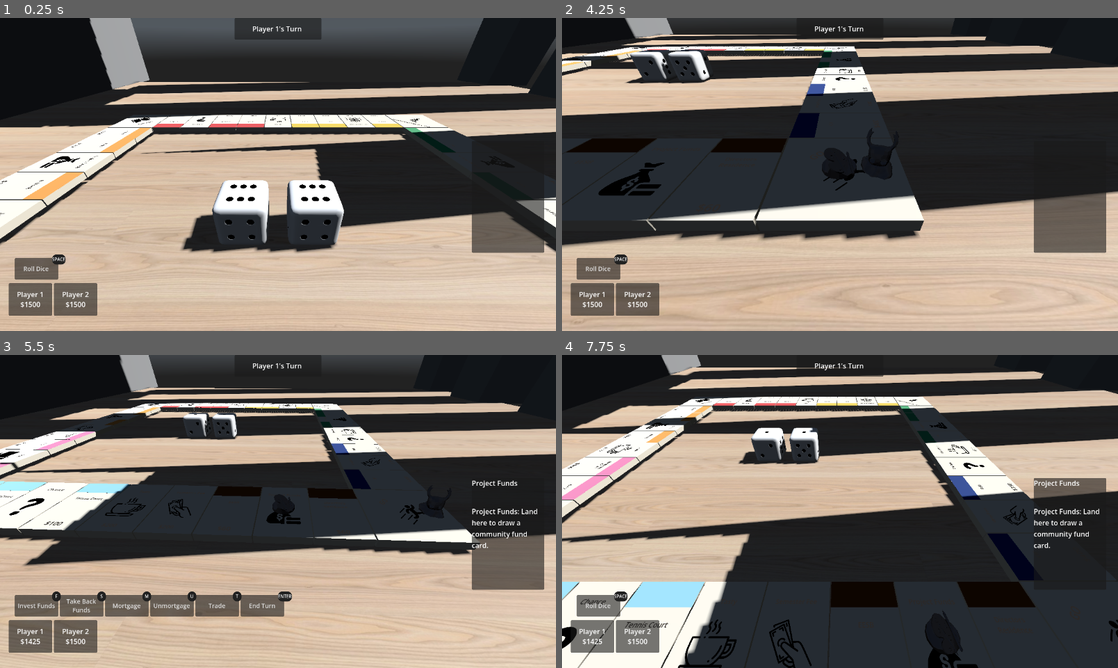
Above: before the commit, frames 1-4 (two rows, left to right).
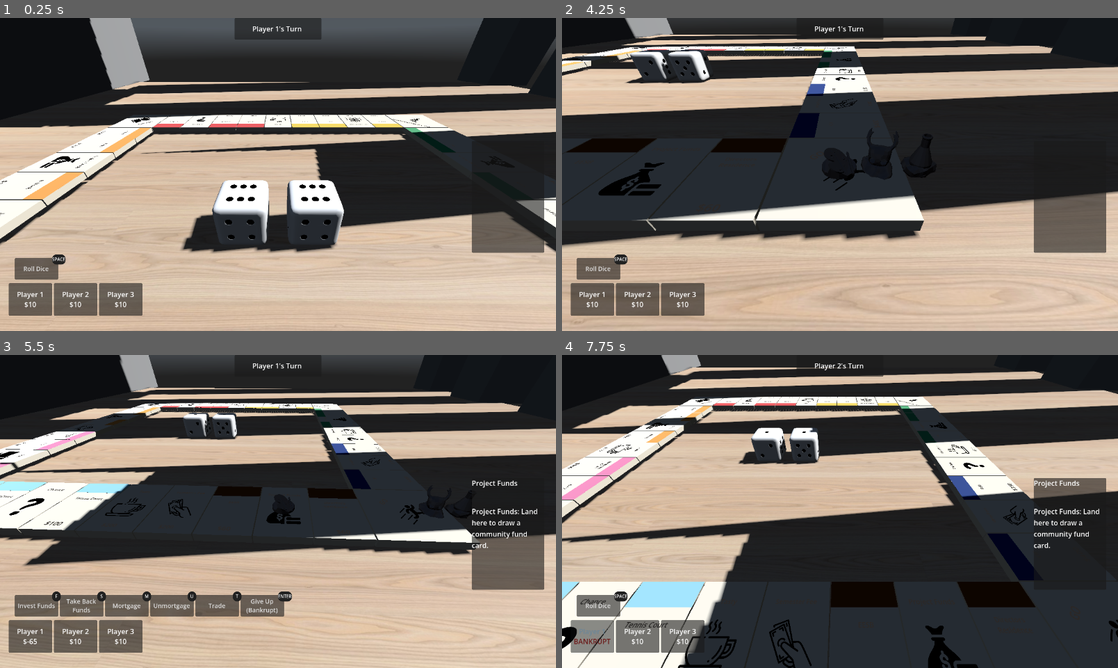
Above: after the commit, the same moments.

Repository: NeelayK/IISERpoly
Game: Godot game, scene res://main/board_items/game.tscn
Two runs of this game, one before a commit and one after it. Both use one fixed random seed, a clock stepped at 60 frames per second and the inputs below. A sky picture missing from this copy of the repository is replaced by a grey-blue gradient.
Inputs (mouse positions are in pixels of both pictures, inside the frame that each line leads up to):
- Up to frame 1 (0.25 s): no input
- Up to frame 2 (4.25 s): click "Roll Dice" at 0.5 s; click "Roll Dice" at 1.25 s; click "Roll Dice" at 2 s; tap Enter (ui_accept) at 2.75, 3.02 s; move the mouse to (962, 158) at 2.77 s; click (962, 158) at 2.92 s; drag from (728, 190) to (812, 237) at 3.52 s
- Up to frame 3 (5.5 s): move the mouse to (333, 442) at 4.27 s; click (333, 442) at 4.42 s; click "OK" at 5 s
- Up to frame 4 (7.75 s): click (823, 605) at 5.75 s, where only the run before the commit has a clickable "End Turn"; drag from (812, 574) to (673, 464) at 6.52 s; tap Enter (ui_accept) at 7.25, 7.52 s; move the mouse to (1006, 558) at 7.27 s; click (1006, 558) at 7.42 s

The runs differ from the first frame. In frame 1, 0.9% of the frame differs, in the area x 3-26%, y 84-96%; in frame 2, 0.9%; in frame 3, 1.0%; in frame 4, 1.2%, in the area x 2-73%, y 2-96%.

Commit message:
Bankrupcty Fixes, UI Fixes,Added Current Player Label

Diff:
--- a/main/board_items/dice_manager.gd
+++ b/main/board_items/dice_manager.gd
@@ -34,4 +34,3 @@
 	results.append(value)
 	if results.size() == 2:
 		dice_result.emit(results[0], results[1])
-		#dice_result.emit(2,2)
--- a/main/board_items/player.gd
+++ b/main/board_items/player.gd
@@ -12,7 +12,7 @@
 var jail_free_cards := 0
 var is_bankrupt := false
 var player_name = ""
-var money := 1500
+var money := 10
 var next_rent_free : bool = false
 var properties = []
 
--- a/main/game_controller/game_controller.gd
+++ b/main/game_controller/game_controller.gd
@@ -11,7 +11,7 @@
 @onready var card_manager = $CardManager
 
 #Constants
-const PLAYER_COUNT := 2
+const PLAYER_COUNT := 3
 const JAIL_INDEX := 10
 const JAIL_FINE := 50
 const MAX_JAIL_TURNS := 3
@@ -83,6 +83,9 @@
 func start_turn():
 	game_state = GameState.WAITING_ROLL
 	var player = players[current_player]
+	if player.is_bankrupt:
+		_end_turn()
+		return
 	ui.update_turn_display(String(player.player_name) + "'s Turn ")
 	if player.is_in_jail:
 		var can_pay = player.money >= JAIL_FINE
@@ -134,13 +137,19 @@
 #ends turn with jail check
 func _end_turn():
 	var player = players[current_player]
-	if rolled_doubles and not player.is_in_jail:
+	if rolled_doubles and not player.is_bankrupt and not player.is_in_jail:
 		start_turn()
-	else:
-		doubles_count = 0
-		rolled_doubles = false
+		return
+	doubles_count = 0
+	rolled_doubles = false
+	current_player = (current_player + 1) % players.size()
+	var search_count = 0
+	while search_count < players.size():
+		if not players[current_player].is_bankrupt:
+			start_turn()
+			return
 		current_player = (current_player + 1) % players.size()
-		start_turn()
+		search_count += 1
 
 #--------------------------------------
 #JAIL
@@ -214,17 +223,17 @@
 		elif tile.tile_owner != player:
 			if player.next_rent_free:
 				print(player.player_name, " uses their Rent Free pass!")
-				player.next_rent_free = false # Reset it so it only works once
+				player.next_rent_free = false
 				ui.update_ui()
-				show_default_actions()
-				return # Exit early, no money changes hands
+				check_liquidation(player)
+				return
 			var rent = board_state.calculate_rent(tile)
 			player.money -= rent
 			tile.tile_owner.money += rent
 			ui.update_ui()
 			check_liquidation(player)
 		else:
-			show_default_actions()
+			check_liquidation(player)
 
 	elif tile.tile_type == BoardData.TileType.FEES:
 		player.money -= tile.tile_data.get("price", 100)
@@ -234,13 +243,11 @@
 
 	elif tile.tile_type == BoardData.TileType.CHANCE:
 		card_manager.handle_draw_card(player, true)
-
-	# FIXED: This was checking for CHANCE twice in your original code
 	elif tile.tile_type == BoardData.TileType.PROJECT_FUNDS:
 		card_manager.handle_draw_card(player, false)
 
 	else:
-		show_default_actions()
+		check_liquidation(player)
 
 #buy property
 func _buy_property():
@@ -342,12 +349,16 @@
 func check_liquidation(player):
 	if player.money < 0:
 		game_state = GameState.LIQUIDATION
+		var current_pos = players[current_player].global_position
+		camera_rig.enable_tabletop_pan(Vector3(current_pos.x, 0, current_pos.z))
 		ui.show_turn_actions({
-			"build": func(): pass, "sell": setup_tile_selection.bind("sell", Color.RED),
-			"mortgage": setup_tile_selection.bind("mortgage", Color.ORANGE), "unmortgage": func(): pass,
-			"trade": func(): pass, "end_turn": _declare_bankruptcy
-		})
-		if ui.has_method("disable_unusable_liquidation_buttons"): ui.disable_unusable_liquidation_buttons()
+			"build": setup_tile_selection.bind("build", Color.GREEN),
+			"sell": setup_tile_selection.bind("sell", Color.RED),
+			"mortgage": setup_tile_selection.bind("mortgage", Color.ORANGE),
+			"unmortgage": setup_tile_selection.bind("unmortgage", Color.YELLOW),
+			"trade": func(): pass,
+			"end_turn": _declare_bankruptcy
+		}, true)
 	else:
 		show_default_actions()
 
@@ -361,7 +372,21 @@
 	player.is_bankrupt = true
 	player.properties.clear()
 	player.visible = false
-	_end_turn()
+	ui.update_ui()
+	if not _check_win_condition():
+		_end_turn()
+
+func _check_win_condition() -> bool:
+	var active_players = []
+	for p in players:
+		if not p.is_bankrupt:
+			active_players.append(p)
+
+	if active_players.size() == 1:
+		ui.update_turn_display(active_players[0].player_name + " WINS!")
+		ui.clear_buttons()
+		return true
+	return false
 
 
 #----------------------------------------------------
--- a/main/ui/ui.gd
+++ b/main/ui/ui.gd
@@ -59,7 +59,19 @@
 #updates player huds money
 func update_ui():
 	for entry in panels:
-		entry.panel.get_node("Data/Money").text = "$" + str(entry.player.money)
+		var money_label = entry.panel.get_node("Data/Money")
+		var player = entry.player
+
+		if player.is_bankrupt:
+			money_label.text = "BANKRUPT"
+			money_label.add_theme_color_override("font_color", Color.RED)
+			# Optional: Dim the whole panel
+			entry.panel.modulate = Color(0.39, 0.519, 0.61, 0.8)
+		else:
+			money_label.text = "$" + str(player.money)
+			# Reset color if they aren't bankrupt (in case of game resets)
+			money_label.remove_theme_color_override("font_color")
+			entry.panel.modulate = Color.WHITE
 
 #removes buttons in action container
 func clear_buttons():
@@ -92,14 +104,15 @@
 	create_button("auction", "Auction", "A", auction_callback)
 
 # create build,sell,mortgage,ungorgae,trade,end_turn buttons
-func show_turn_actions(callbacks: Dictionary):
+func show_turn_actions(callbacks: Dictionary, is_liquidation: bool = false):
 	clear_buttons()
 	create_button("build", "Invest Funds", "F", callbacks.build)
 	create_button("sell", "Take Back Funds", "S", callbacks.sell)
 	create_button("mortgage", "Mortgage", "M", callbacks.mortgage)
 	create_button("unmortgage", "Unmortgage", "U", callbacks.unmortgage)
 	create_button("trade", "Trade", "T", callbacks.trade)
-	create_button("end_turn", "End Turn", "Enter", callbacks.end_turn)
+	var end_label = "Give Up (Bankrupt)" if is_liquidation else "End Turn"
+	create_button("end_turn", end_label, "Enter", callbacks.end_turn)
 
 #create buttons when in jail
 func show_jail_buttons(pay_callback, card_callback, roll_callback, can_pay, has_card):
